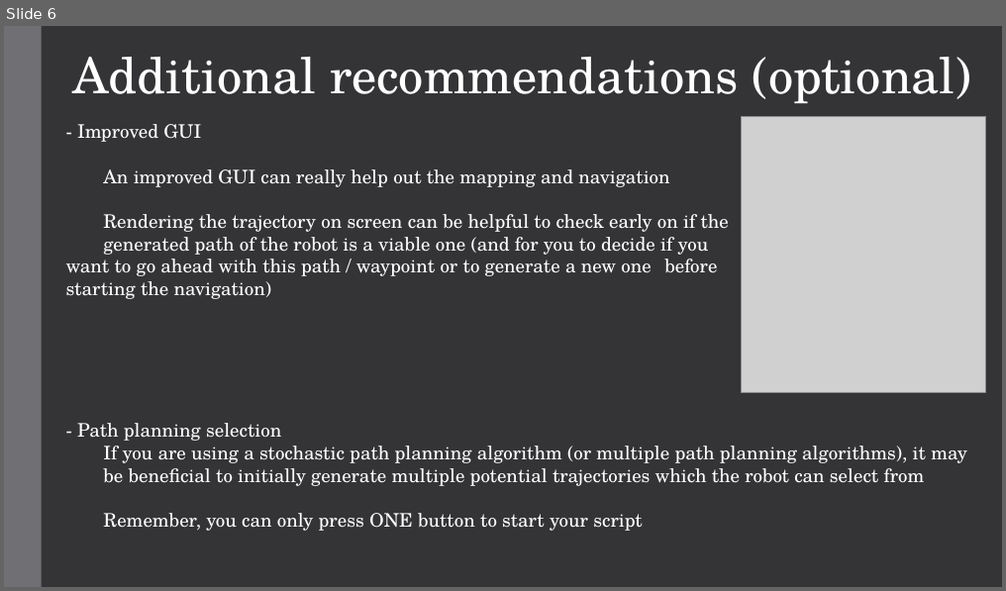
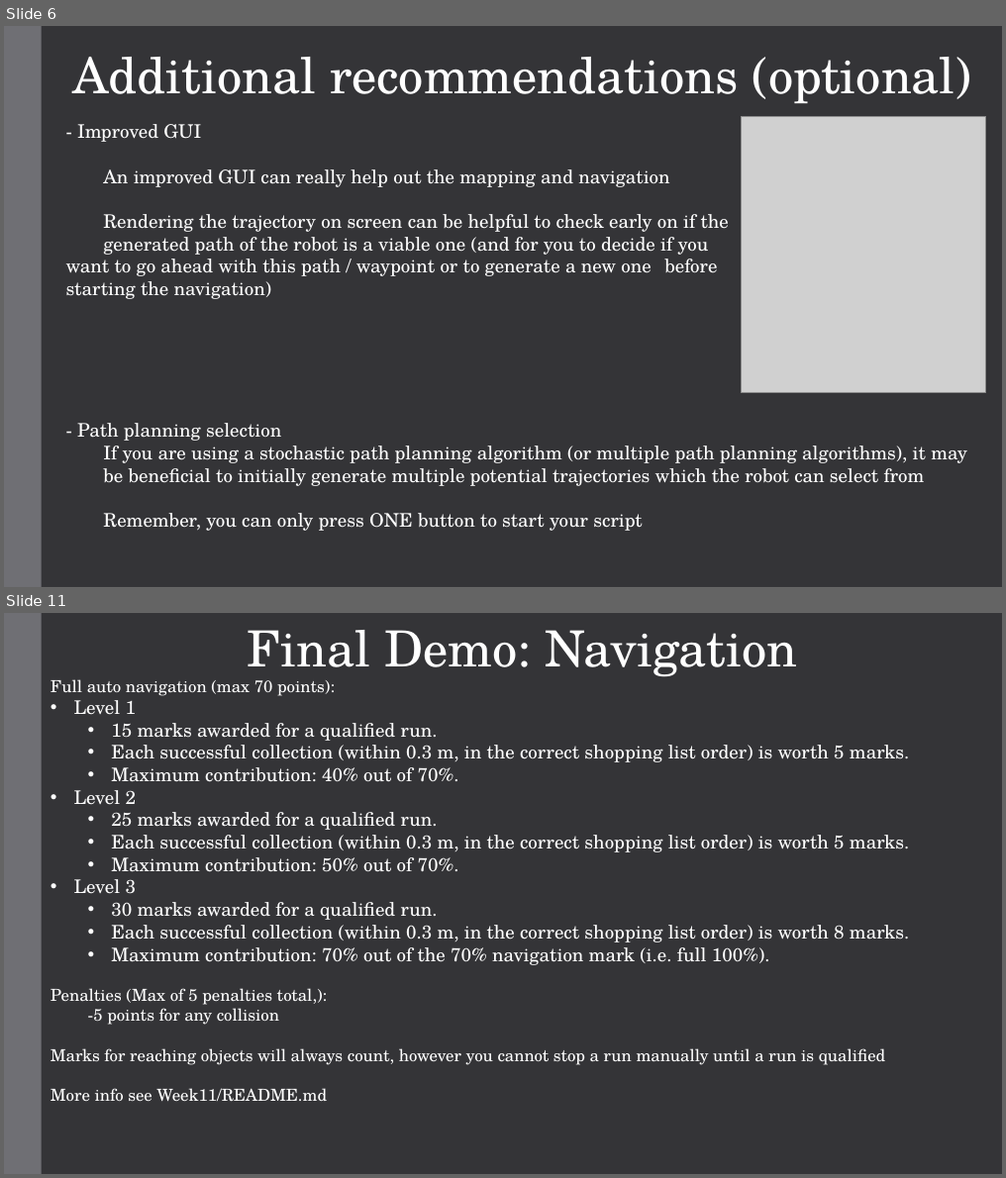
Before and after one commit to ece4078dev/ECE4078_Lab_2025, a slide deck: Week09-10/C2_slides/Lab5_2.pptx. Shown one above the other, each under a label of ours: slide 6 before the commit, slides 6 and 11 after it; the slides between them are not shown. The pictures are 1006x591 and 1006x1178 pixels, drawn with LibreOffice and Linux fonts; fonts in the diff are those of the drawing; grey boxes stand for pictures. Boxes give left, top, right and bottom in pixels: in the first picture for what was removed or moved away, otherwise in the second. Text is boxed around its words. In the diff, an @@ line names an element or a change of style, - is before the commit and + after.

```diff
--- a/Week09-10/C2_slides/Lab5_2.pptx
+++ b/Week09-10/C2_slides/Lab5_2.pptx
@@ slide 11 added at [4,613,1002,1174], background #353537; not listed: 1 template element that a slide beside it also shows @@
@@ text added at [248,630,798,681], 48 pt, text #FFFFFF @@
+Final Demo: Navigation
@@ text added at [51,679,909,1102], 18 pt, text #FFFFFF @@
+Full auto navigation (max 70 points):
+• Level 1
+  • 15 marks awarded for a qualified run.
+  • Each successful collection (within 0.3 m, in the correct shopping list order) is worth 5 marks.
+  • Maximum contribution: 40% out of 70%.
+• Level 2
+  • 25 marks awarded for a qualified run.
+  • Each successful collection (within 0.3 m, in the correct shopping list order) is worth 5 marks.
+  • Maximum contribution: 50% out of 70%.
+• Level 3
+  • 30 marks awarded for a qualified run.
+  • Each successful collection (within 0.3 m, in the correct shopping list order) is worth 8 marks.
+  • Maximum contribution: 70% out of the 70% navigation mark (i.e. full 100%).
+Penalties (Max of 5 penalties total,):
+-5 points for any collision
+Marks for reaching objects will always count, however you cannot stop a run manually until a run is qualified
+More info see Week11/README.md
```
Also in this commit, not shown: 3 slides changed, 3 other slides added, 1 slide removed.
